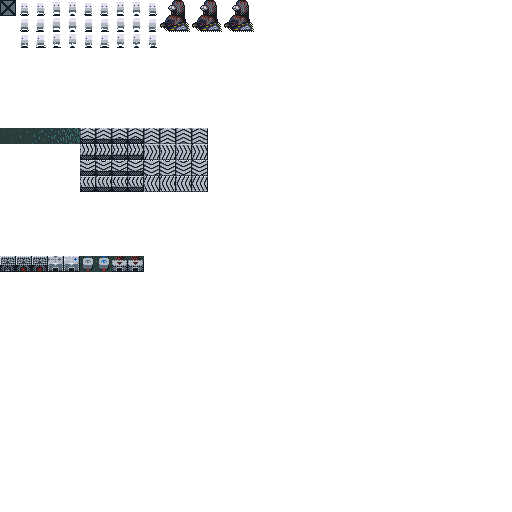
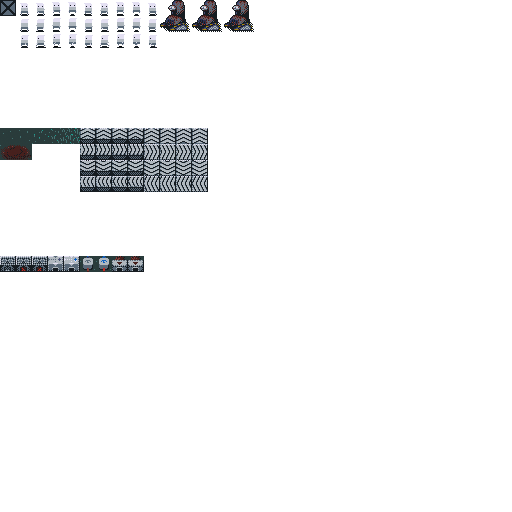
Layer changes from the first 512x512 image to the second:
added layer "robot_base" above "robot" over box(0, 144, 32, 160)
